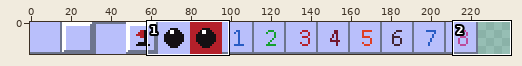
Pixel-art file, stored at data/img/tilemap.aseprite. The picture above shows the old version from afar; the outline marks the close-up.
Close-up. Earlier state:
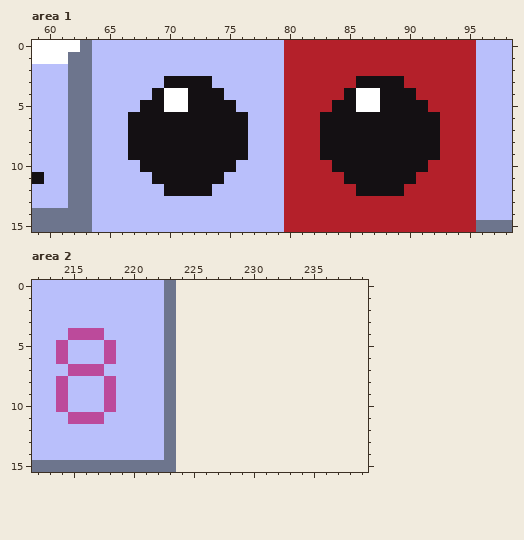
224x16 pixels, 1 frame. Shown: area 1: x 59..98, y 0..15; area 2: x 212..239, y 0..15. The old version is drawn lined up with the new one, on the new canvas.
The result:
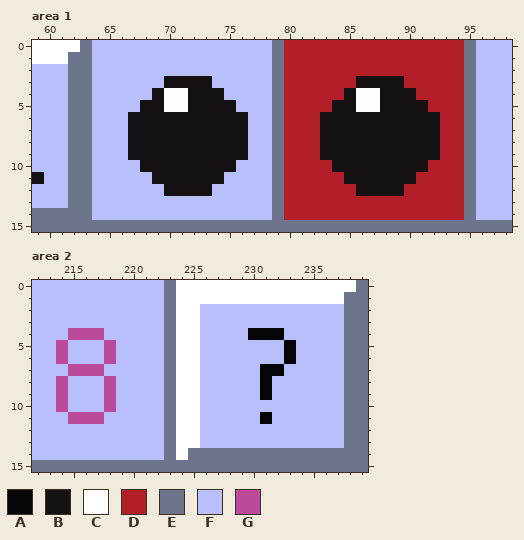
Palette (. is transparent): A #060608  B #141013  C #ffffff  D #b4202a  E #6d758d  F #b9bffb  G #bc4a9b
The exact change:
canvas 224x16 -> 240x16
--- area 1
@@ x 59..98 @@
- 0 CCCCEFFFFFFFFFFFFFFFFDDDDDDDDDDDDDDDDFFF
- 1 CCCEEFFFFFFFFFFFFFFFFDDDDDDDDDDDDDDDDFFF
- 2 FFFEEFFFFFFFFFFFFFFFFDDDDDDDDDDDDDDDDFFF
- 3 FFFEEFFFFFFBBBBFFFFFFDDDDDDBBBBDDDDDDFFF
- 4 FFFEEFFFFFBCCBBBFFFFFDDDDDBCCBBBDDDDDFFF
- 5 FFFEEFFFFBBCCBBBBFFFFDDDDBBCCBBBBDDDDFFF
- 6 FFFEEFFFBBBBBBBBBBFFFDDDBBBBBBBBBBDDDFFF
- 7 FFFEEFFFBBBBBBBBBBFFFDDDBBBBBBBBBBDDDFFF
- 8 FFFEEFFFBBBBBBBBBBFFFDDDBBBBBBBBBBDDDFFF
- 9 FFFEEFFFBBBBBBBBBBFFFDDDBBBBBBBBBBDDDFFF
-10 FFFEEFFFFBBBBBBBBFFFFDDDDBBBBBBBBDDDDFFF
-11 BFFEEFFFFFBBBBBBFFFFFDDDDDBBBBBBDDDDDFFF
-12 FFFEEFFFFFFBBBBFFFFFFDDDDDDBBBBDDDDDDFFF
-13 FFFEEFFFFFFFFFFFFFFFFDDDDDDDDDDDDDDDDFFF
-14 EEEEEFFFFFFFFFFFFFFFFDDDDDDDDDDDDDDDDFFF
-15 EEEEEFFFFFFFFFFFFFFFFDDDDDDDDDDDDDDDDEEE
+ 0 CCCCEFFFFFFFFFFFFFFFEDDDDDDDDDDDDDDDEFFF
+ 1 CCCEEFFFFFFFFFFFFFFFEDDDDDDDDDDDDDDDEFFF
+ 2 FFFEEFFFFFFFFFFFFFFFEDDDDDDDDDDDDDDDEFFF
+ 3 FFFEEFFFFFFBBBBFFFFFEDDDDDDBBBBDDDDDEFFF
+ 4 FFFEEFFFFFBCCBBBFFFFEDDDDDBCCBBBDDDDEFFF
+ 5 FFFEEFFFFBBCCBBBBFFFEDDDDBBCCBBBBDDDEFFF
+ 6 FFFEEFFFBBBBBBBBBBFFEDDDBBBBBBBBBBDDEFFF
+ 7 FFFEEFFFBBBBBBBBBBFFEDDDBBBBBBBBBBDDEFFF
+ 8 FFFEEFFFBBBBBBBBBBFFEDDDBBBBBBBBBBDDEFFF
+ 9 FFFEEFFFBBBBBBBBBBFFEDDDBBBBBBBBBBDDEFFF
+10 FFFEEFFFFBBBBBBBBFFFEDDDDBBBBBBBBDDDEFFF
+11 BFFEEFFFFFBBBBBBFFFFEDDDDDBBBBBBDDDDEFFF
+12 FFFEEFFFFFFBBBBFFFFFEDDDDDDBBBBDDDDDEFFF
+13 FFFEEFFFFFFFFFFFFFFFEDDDDDDDDDDDDDDDEFFF
+14 EEEEEFFFFFFFFFFFFFFFEDDDDDDDDDDDDDDDEFFF
+15 EEEEEEEEEEEEEEEEEEEEEEEEEEEEEEEEEEEEEEEE
--- area 2
@@ x 222..239 @@
- 0 FE................
- 1 FE................
- 2 FE................
- 3 FE................
- 4 FE................
- 5 FE................
- 6 FE................
- 7 FE................
- 8 FE................
- 9 FE................
-10 FE................
-11 FE................
-12 FE................
-13 FE................
-14 FE................
-15 EE................
+ 0 FECCCCCCCCCCCCCCCE
+ 1 FECCCCCCCCCCCCCCEE
+ 2 FECCFFFFFFFFFFFFEE
+ 3 FECCFFFFFFFFFFFFEE
+ 4 FECCFFFFAAAFFFFFEE
+ 5 FECCFFFFFFFAFFFFEE
+ 6 FECCFFFFFFFAFFFFEE
+ 7 FECCFFFFFAAFFFFFEE
+ 8 FECCFFFFFAFFFFFFEE
+ 9 FECCFFFFFAFFFFFFEE
+10 FECCFFFFFFFFFFFFEE
+11 FECCFFFFFAFFFFFFEE
+12 FECCFFFFFFFFFFFFEE
+13 FECCFFFFFFFFFFFFEE
+14 FECEEEEEEEEEEEEEEE
+15 EEEEEEEEEEEEEEEEEE
Boxes around the changes in both close-ups, in picture pixels (x1, y1, x2, y2):
changed: (92, 40, 476, 232)
added: (176, 280, 368, 472)
